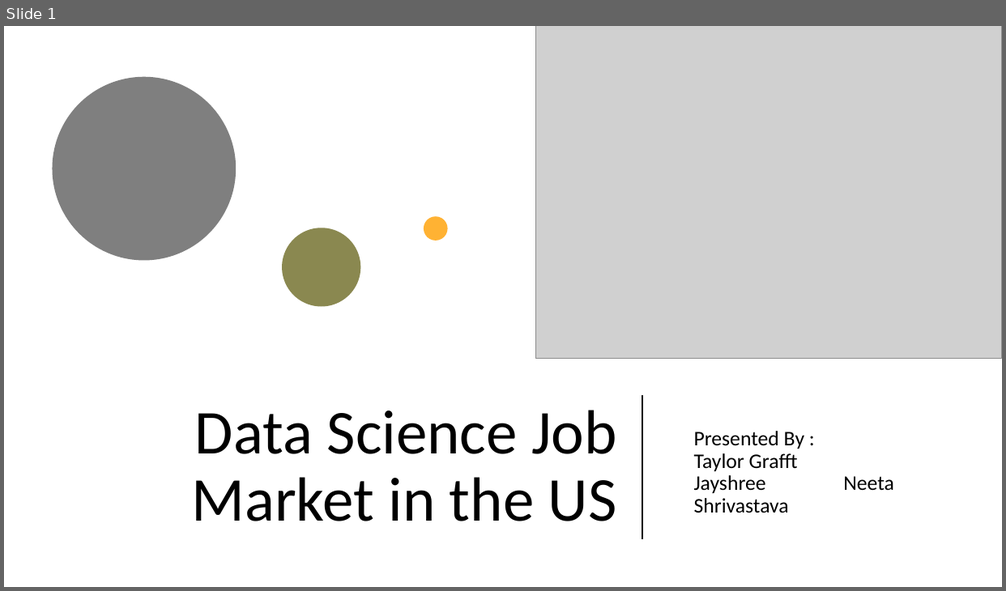
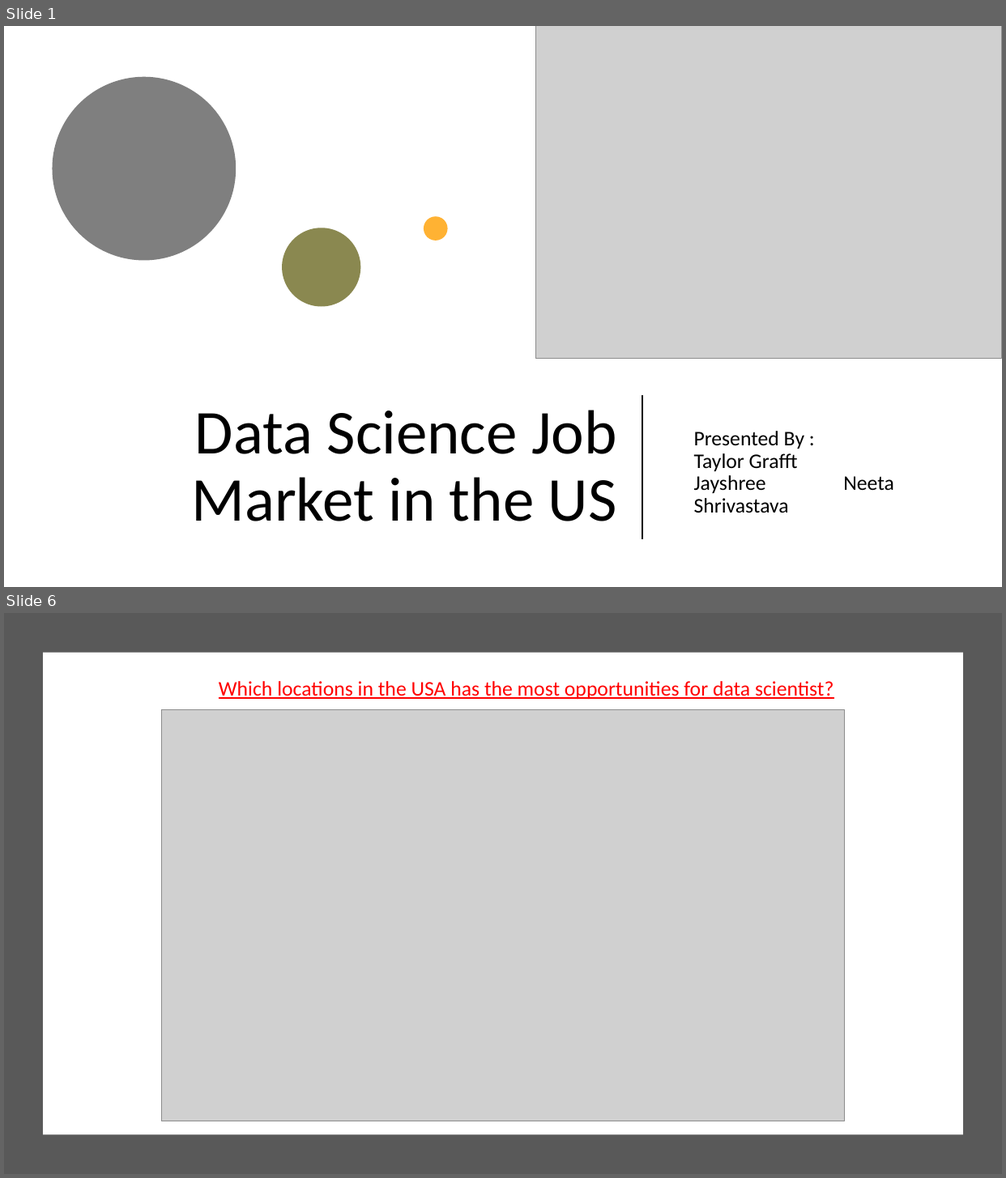
Before and after one commit to tjgrafft/DataScienceJobs_Project, a slide deck: presentation/Presentation.pptx. Shown one above the other, each under a label of ours: slide 1 before the commit, slides 1 and 6 after it; the slides between them are not shown. The pictures are 1006x591 and 1006x1178 pixels, drawn with LibreOffice and Linux fonts; fonts in the diff are those of the drawing; grey boxes stand for pictures. Boxes give left, top, right and bottom in pixels: in the first picture for what was removed or moved away, otherwise in the second. Text is boxed around its words. In the diff, an @@ line names an element or a change of style, - is before the commit and + after.

```diff
--- a/presentation/Presentation.pptx
+++ b/presentation/Presentation.pptx
@@ slide 6 added at (4,613,1002,1174), background #FFFFFF @@
@@ rectangle added at (4,613,1002,1174), fill #595959 @@
@@ rectangle added at (43,653,963,1135), fill #FFFFFF @@
@@ text added at (219,681,833,699), 20 pt, text #FF0000, underline @@
+Which locations in the USA has the most opportunities for data scientist?
@@ picture added at (161,710,845,1122) @@
```
Also in this commit, not shown: 7 slides changed, 5 other slides added, 5 slides removed, 1 other file.
